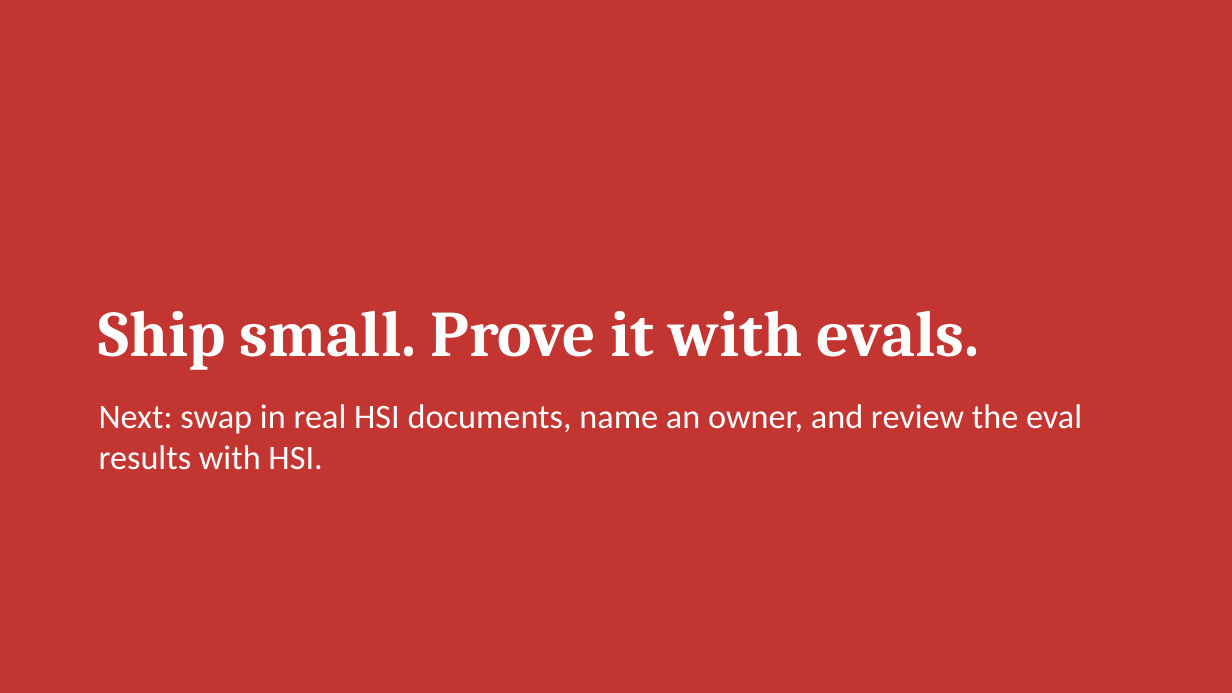
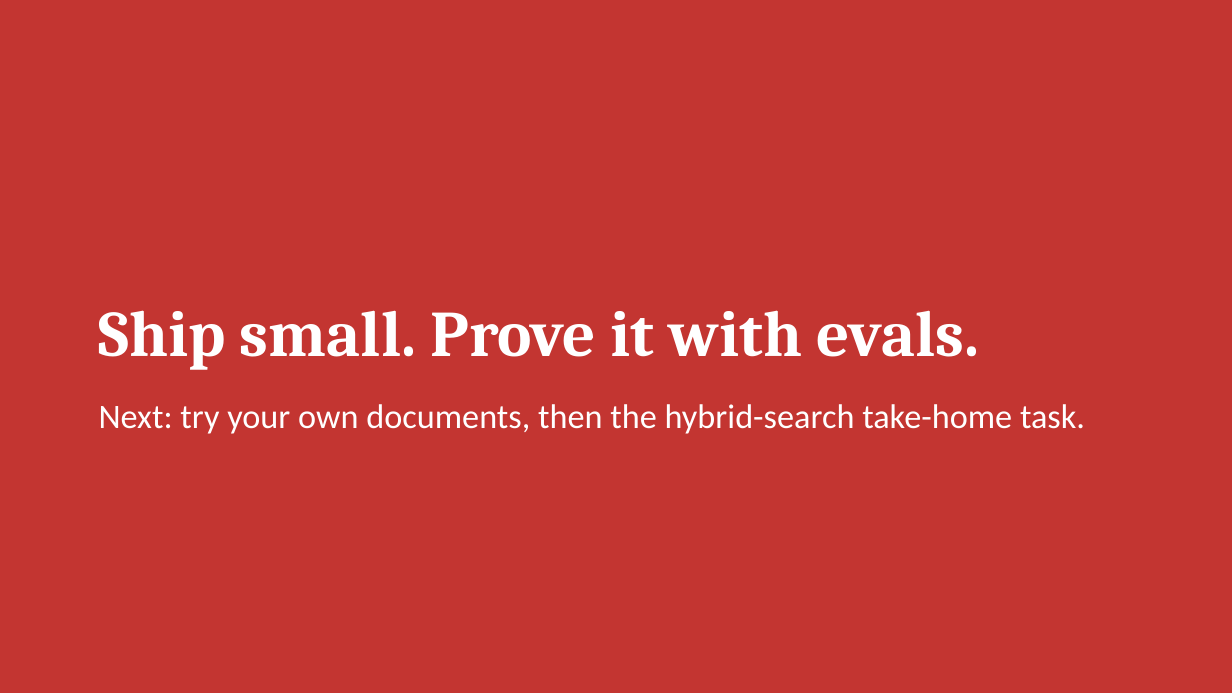
Before and after one commit to arshdeep-bengaluru/hsi-ai-training, a slide deck: slide 48 of slides/HSI_RAG_Dev_Workshop.pptx. Drawn at 1232x693 pixels with LibreOffice and Linux fonts; fonts in the diff are those of the drawing. Boxes give left, top, right and bottom in pixels: in the first picture for what was removed or moved away, otherwise in the second. Text is boxed around its words. In the diff, an @@ line names an element or a change of style, - is before the commit and + after.

```diff
--- a/slides/HSI_RAG_Dev_Workshop.pptx
+++ b/slides/HSI_RAG_Dev_Workshop.pptx
@@ text at <box>99,404,1085,434</box>: text changed @@
-Next: swap in real HSI documents, name an owner, and review the eval results with HSI.
+Next: try your own documents, then the hybrid-search take-home task.
```
Also in this commit, not shown: 2 other slides changed, 1 other file.
